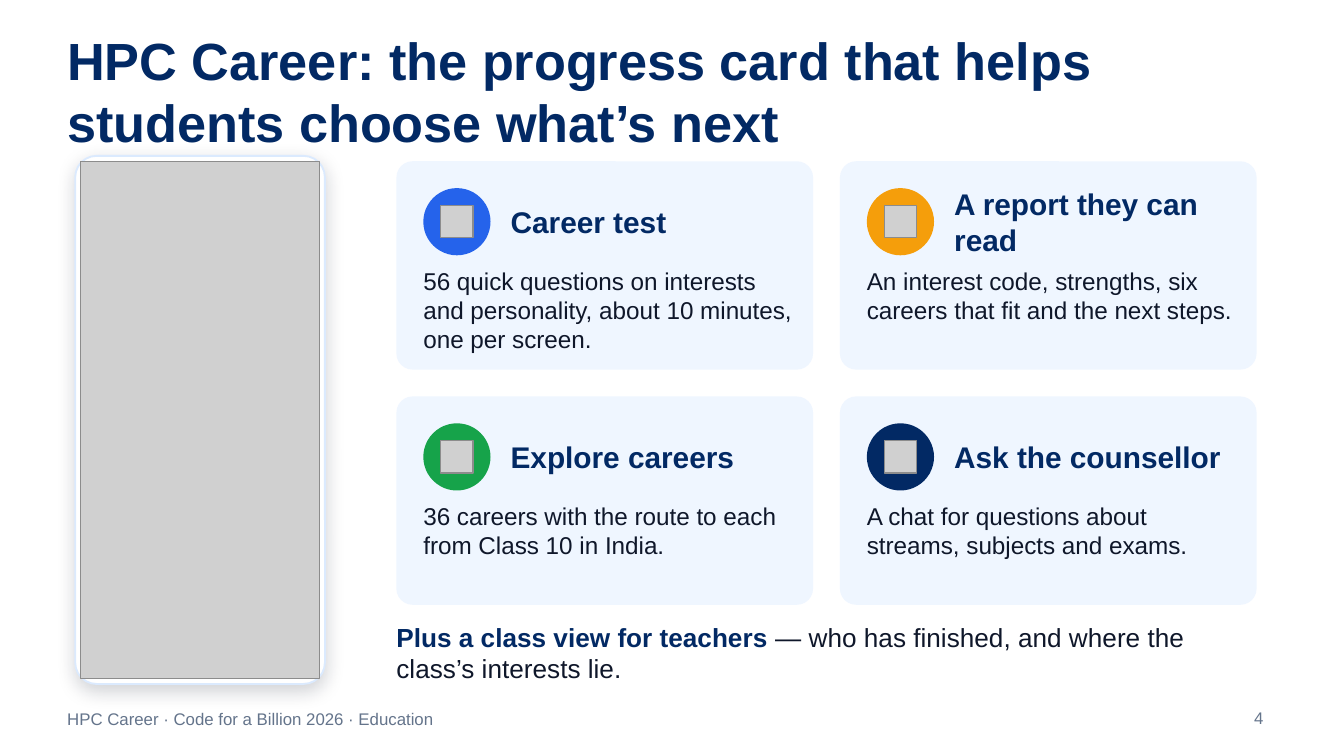
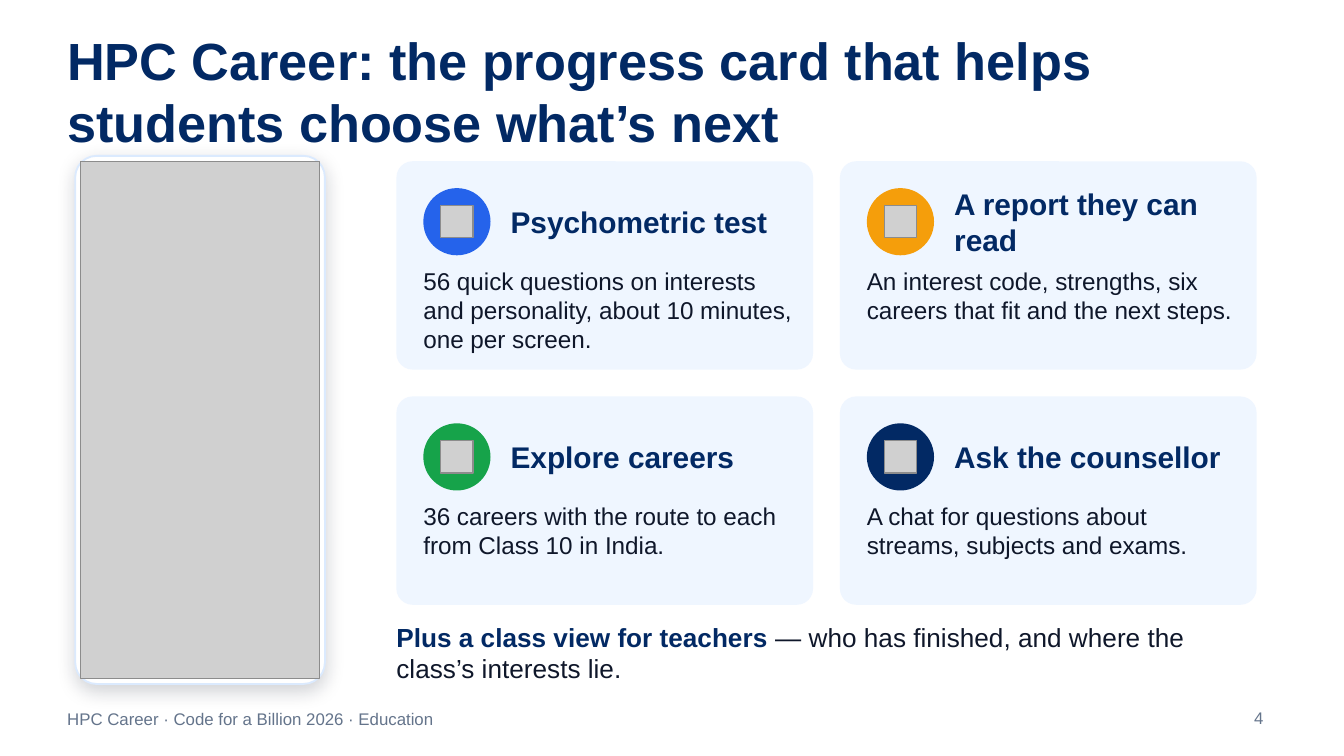
Before and after one commit to om-1115/hpc-career-agent, a slide deck: slide 4 of docs/HPC-Career-Explainer.pptx. Drawn at 1344x756 pixels with LibreOffice and Linux fonts; fonts in the diff are those of the drawing; grey boxes stand for pictures. Boxes give left, top, right and bottom in pixels: in the first picture for what was removed or moved away, otherwise in the second. Text is boxed around its words. In the diff, an @@ line names an element or a change of style, - is before the commit and + after.

```diff
--- a/docs/HPC-Career-Explainer.pptx
+++ b/docs/HPC-Career-Explainer.pptx
@@ text at (x1=511, y1=211, x2=767, y2=239): text changed @@
-Career test
+Psychometric test
```
Also in this commit, not shown: 23 other files.
